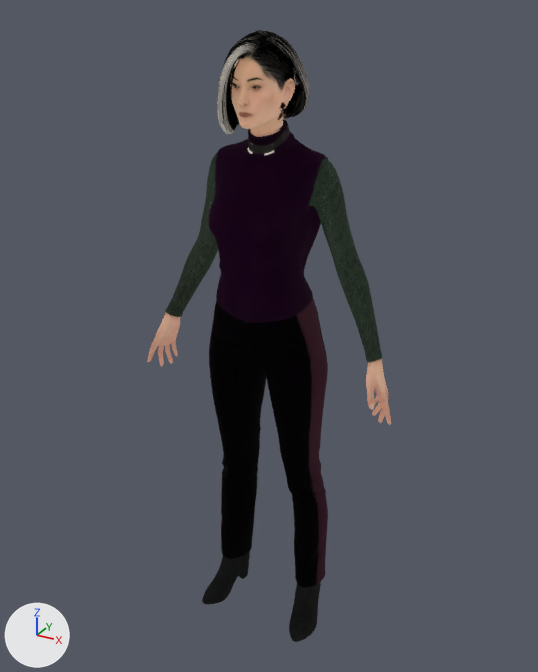
The glTF model game/assets/characters/rhea_sato/rhea_sato.gltf as it was, and as the next commit left it.
Camera for both pictures: a camera (50 mm lens) standing at (0.906, -1.616, 1.746) and looking at (0.001, 0.028, 0.924). Every picture has the same lights, and +X, +Y and +Z are marked at lower left. The older version comes first. Where no turn or scale is listed for an object, it has been applied to the vertices.

The first picture shows 'char1'.
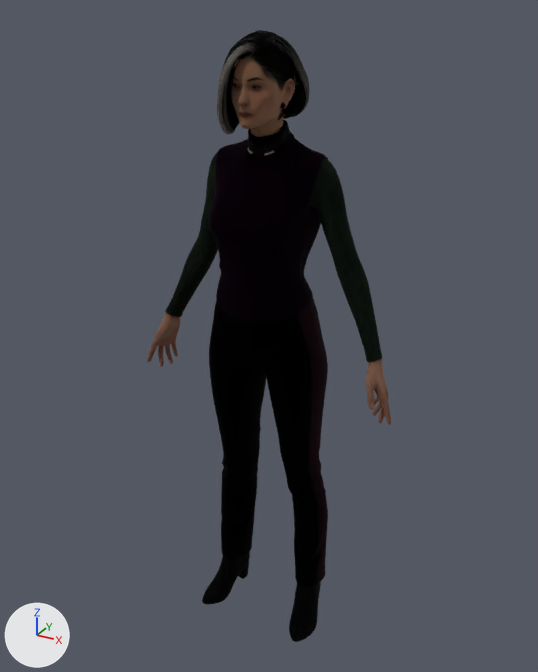
Changed parts and their boxes (x1, y1, x2, y2) in the pictures (538 x 672 px):
'char1', surface changed (darker)
    both: (147, 30, 391, 642)

Edits to the bpy script that builds the scene:
```text
Change mat_material_1:
    where n0 = _N.new('ShaderNodeBsdfPrincipled'); n0.name = 'Principled BSDF'
    remove n0.inputs[28].default_value = 1.0  # 'Emission Strength'
    remove n3 = _N.new('ShaderNodeTexImage'); n3.name = 'Image Texture.001'
    remove n3.image = img_texture_0
    where n2 = _N.new('ShaderNodeTexImage'); n2.name = 'Image Texture'
    remove _L.new(n2.outputs[0], n0.inputs[27])  # 'Color' to 'Emission Color'
    remove _L.new(n3.outputs[0], n0.inputs[0])  # 'Color' to 'Base Color'
    add _L.new(n2.outputs[0], n0.inputs[0])  # 'Color' to 'Base Color'
```
